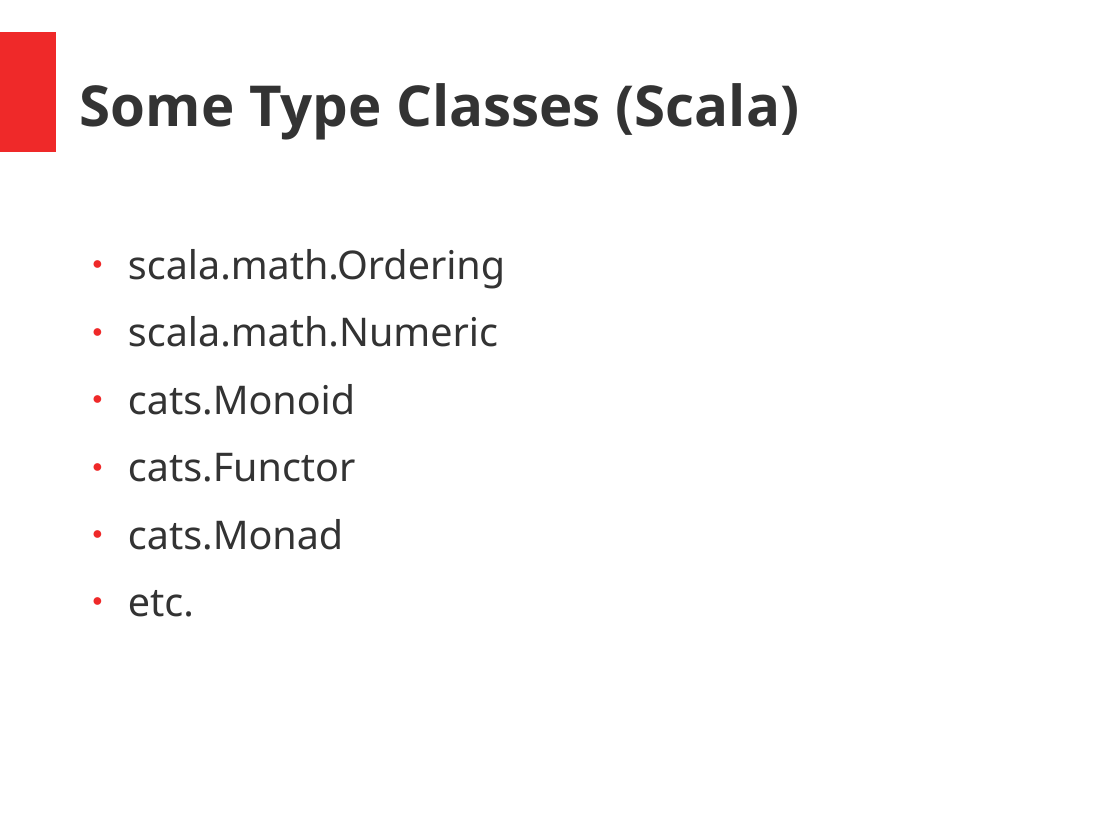
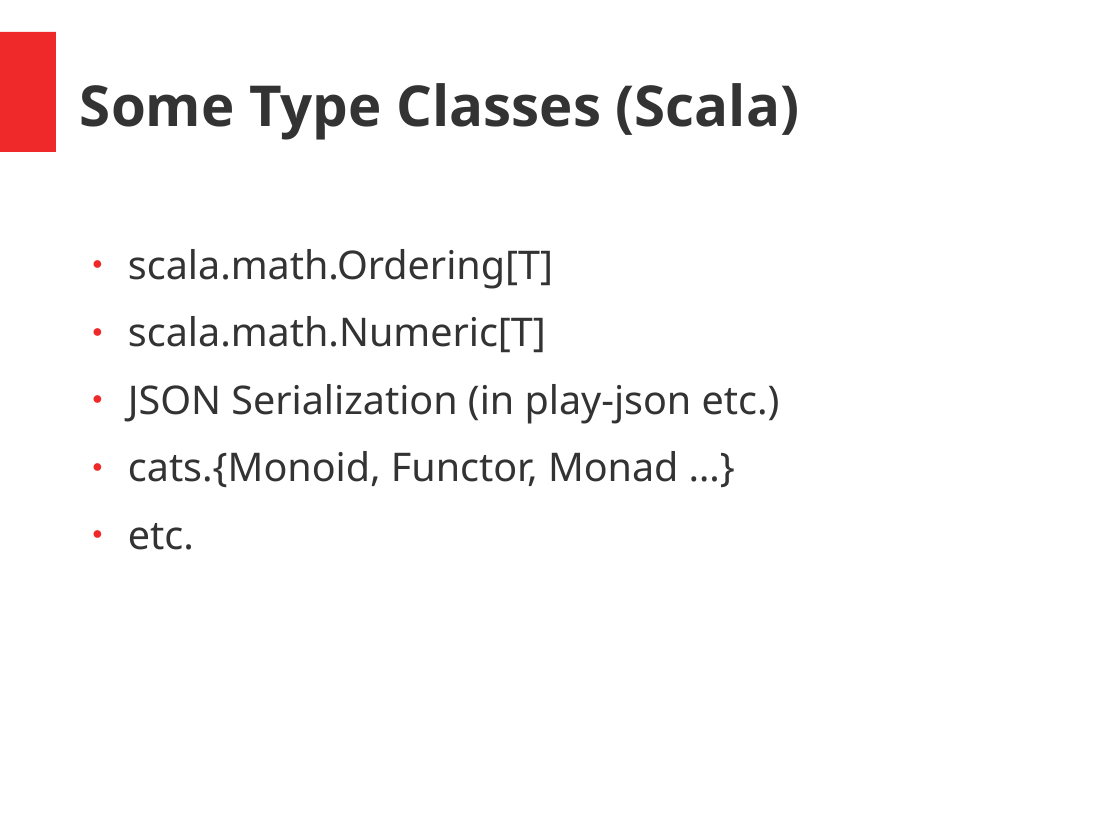
Before and after one commit to hermannhueck/typeclasses, a slide deck: slide 4 of Slides/TypeClasses.pptx. Drawn at 1120x840 pixels with LibreOffice and Linux fonts; fonts in the diff are those of the drawing. Boxes give left, top, right and bottom in pixels: in the first picture for what was removed or moved away, otherwise in the second. Text is boxed around its words. In the diff, an @@ line names an element or a change of style, - is before the commit and + after.

```diff
--- a/Slides/TypeClasses.pptx
+++ b/Slides/TypeClasses.pptx
@@ text at [128, 249, 780, 487]: text changed @@
-● scala.math.Ordering
-● scala.math.Numeric
-● cats.Monoid
-● cats.Functor
-● cats.Monad
+● scala.math.Ordering[T]
+● scala.math.Numeric[T]
+● JSON Serialization (in play-json etc.)
+● cats.{Monoid, Functor, Monad …}
```
Also in this commit, not shown: 18 other slides changed, 1 other file.
